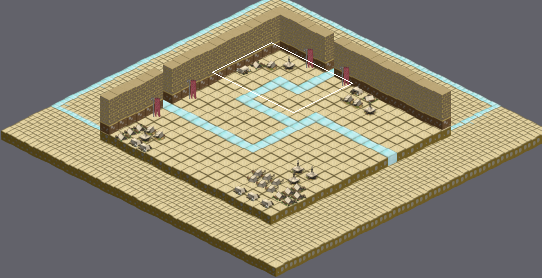
Two states of a Tiled map, RiseOfEvil/Resources/res/WorldScene1/Map01.tmx. Above, an overview of the earlier version with the close-up marked.
Close-up. Before the commit:
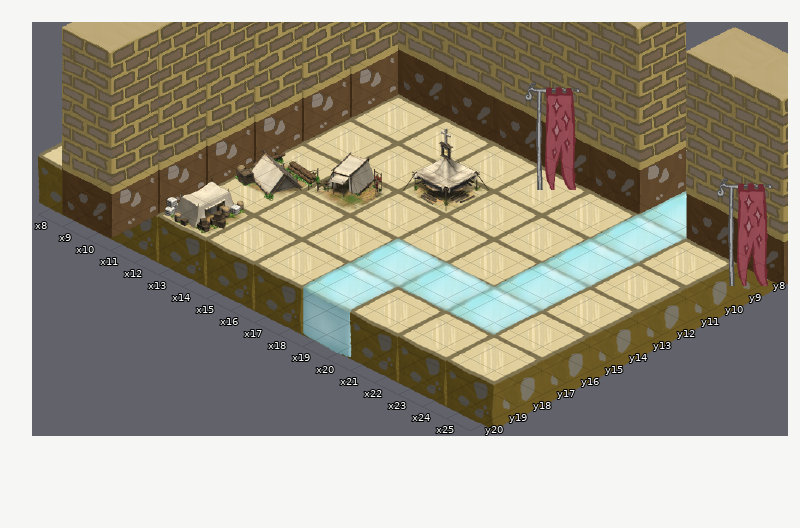
Cells are 64x32 px. Isometric: x runs down to the right, y down to the left. Shown: x 8..25, y 8..20. The commit also changed other parts of the map, which this record leaves out. Not drawn, because the pictures are missing: unchanged layers "glass", "rock", "tree".
New version:
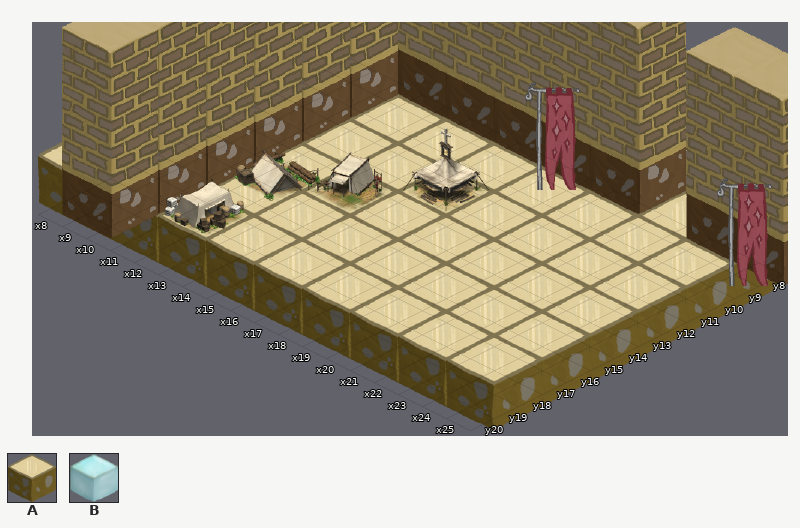
Key: from "wood_ice": A 0, B 1.
_ is an empty cell.
From the commit log: Change color of the road of the Map01
Change:
Layer "road":
The edit turns tile B into tile A in row 10 at x 23; in row 12 at x 23; in row 14 at x 23; in row 16 at x 23; in row 18 at x 19, 21 and 23; in row 20 at x 19.
Changed places in both close-ups, as pixel boxes (x1, y1, x2, y2):
changed: (302, 191, 688, 358)
